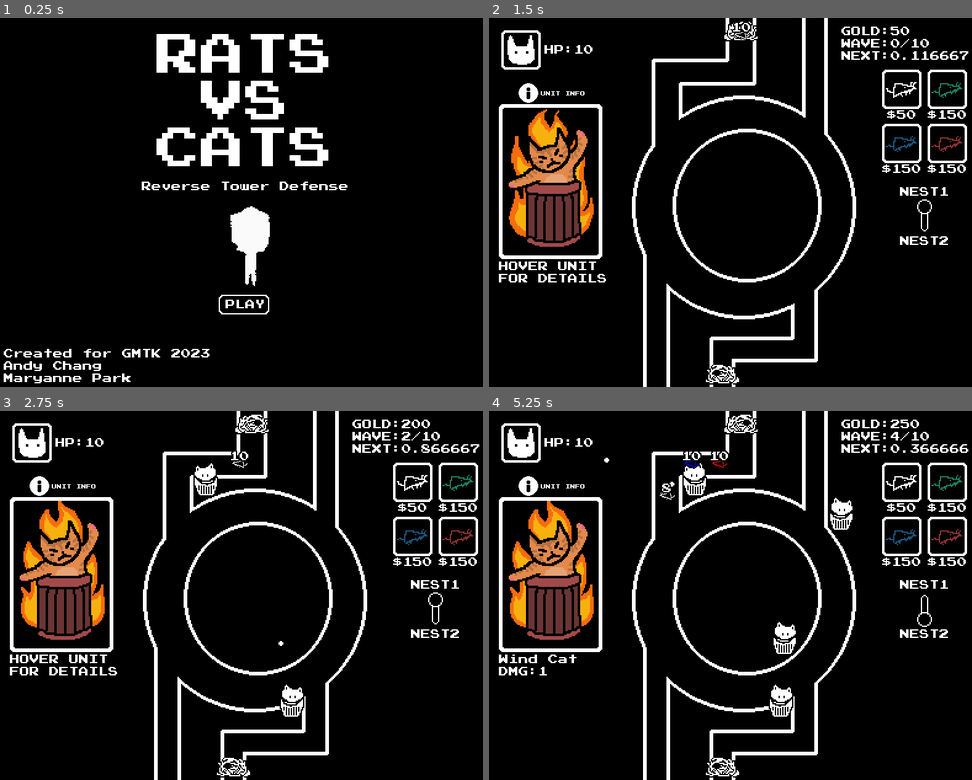
Above: before the commit, frames 1-4 (two rows, left to right).
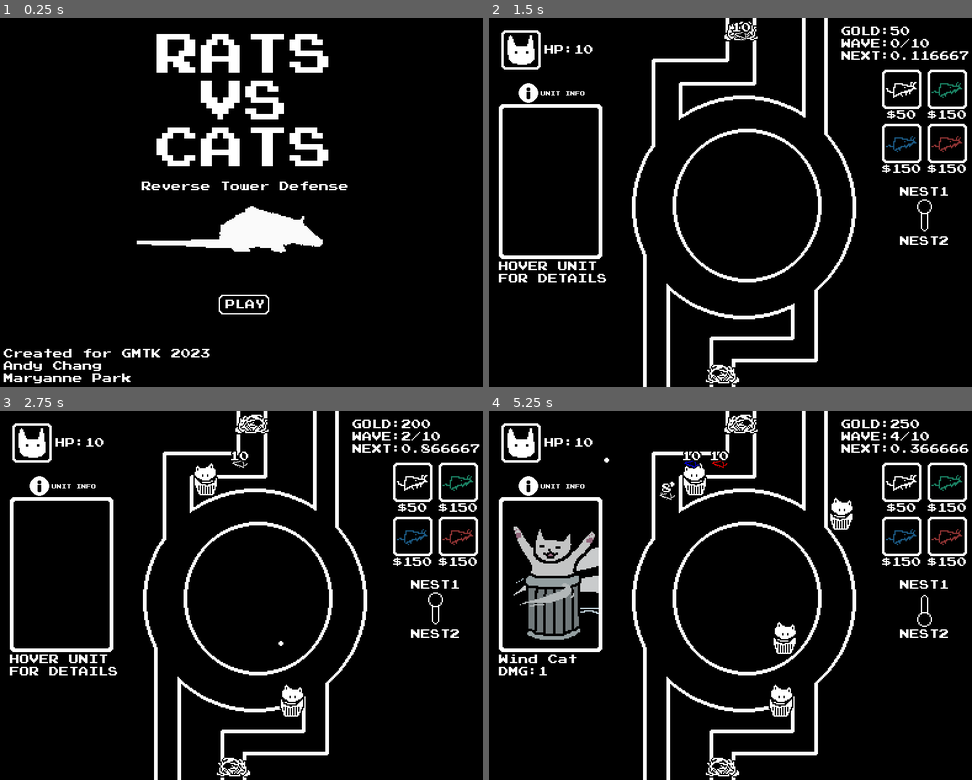
Above: after the commit, the same moments.

Repository: andymjchang/gmtk-2023
Game: Godot game, scene res://Scenes/Title.tscn
The game is run twice, just before and just after one commit, with the same random seed, the same clock (stepped at 60 frames per second) and the same inputs.
Inputs (mouse positions are in pixels of both pictures, inside the frame that each line leads up to):
- Up to frame 1 (0.25 s): no input
- Up to frame 2 (1.5 s): move the mouse to (735, 305) at 0.52 s; click (735, 305) at 0.6 s; move the mouse to (899, 88) at 1.27 s; click (899, 88) at 1.35 s
- Up to frame 3 (2.75 s): move the mouse to (458, 481) at 2.02 s; click (458, 481) at 2.1 s
- Up to frame 4 (5.25 s): move the mouse to (899, 536) at 2.77 s; click (899, 536) at 2.85 s; move the mouse to (947, 536) at 3.52 s; click (947, 536) at 3.6 s; move the mouse to (923, 610) at 4.27 s; click (923, 610) at 4.35 s; move the mouse to (783, 636) at 5.02 s; click (783, 636) at 5.1 s

The runs differ from the first frame. In frame 1, 1.5% of the frame differs, in the area x 28-67%, y 51-73%; in frame 2, 3.5%; in frame 3, 3.6%; in frame 4, 4.2%, in the area x 4-23%, y 24-62%.

Commit message:
hover cat selection

Diff:
--- a/Assets/UnitPortrait.tres
+++ b/Assets/UnitPortrait.tres
@@ -68,6 +68,11 @@
 
 [resource]
 animations = [ {
+"frames": [  ],
+"loop": true,
+"name": "blank",
+"speed": 5.0
+}, {
 "frames": [ SubResource( 1 ), SubResource( 2 ), SubResource( 3 ) ],
 "loop": true,
 "name": "blue",
--- a/Objects/UnitPortrait.tscn
+++ b/Objects/UnitPortrait.tscn
@@ -4,4 +4,4 @@
 
 [node name="UnitPortrait" type="AnimatedSprite"]
 frames = ExtResource( 1 )
-animation = "white"
+animation = "blue"
--- a/Scenes/Main.tscn
+++ b/Scenes/Main.tscn
@@ -11,7 +11,6 @@
 [ext_resource path="res://Assets/toggle.png" type="Texture" id=9]
 [ext_resource path="res://Assets/rat_nest.png" type="Texture" id=10]
 [ext_resource path="res://Assets/info_symbol.png" type="Texture" id=11]
-[ext_resource path="res://Assets/catstrash.png" type="Texture" id=12]
 [ext_resource path="res://Objects/UnitPortrait.gd" type="Script" id=13]
 [ext_resource path="res://Objects/UnitPortrait.tscn" type="PackedScene" id=14]
 [ext_resource path="res://Assets/portrait_frame.png" type="Texture" id=15]
@@ -28,93 +27,6 @@
 _data = {
 "points": PoolVector2Array( 0, 0, 0, 0, 141, 290, 0, 0, 0, 0, 141, 269, 0, 0, 0, 0, 207, 269, 0, 0, 0, 0, 207, 209, 0,  …(465 unchanged characters)…
 }
-
-[sub_resource type="AtlasTexture" id=6]
-atlas = ExtResource( 12 )
-region = Rect2( 0, 0, 80, 120 )
-
-[sub_resource type="AtlasTexture" id=7]
-atlas = ExtResource( 12 )
-region = Rect2( 80, 0, 80, 120 )
-
-[sub_resource type="AtlasTexture" id=8]
-atlas = ExtResource( 12 )
-region = Rect2( 160, 0, 80, 120 )
-
-[sub_resource type="AtlasTexture" id=9]
-atlas = ExtResource( 12 )
-region = Rect2( 240, 0, 80, 120 )
-
-[sub_resource type="AtlasTexture" id=10]
-atlas = ExtResource( 12 )
-region = Rect2( 320, 0, 80, 120 )
-
-[sub_resource type="AtlasTexture" id=11]
-atlas = ExtResource( 12 )
-region = Rect2( 400, 0, 80, 120 )
-
-[sub_resource type="AtlasTexture" id=12]
-atlas = ExtResource( 12 )
-region = Rect2( 480, 0, 80, 120 )
-
-[sub_resource type="AtlasTexture" id=13]
-atlas = ExtResource( 12 )
-region = Rect2( 560, 0, 80, 120 )
-
-[sub_resource type="AtlasTexture" id=14]
-atlas = ExtResource( 12 )
-region = Rect2( 640, 0, 80, 120 )
-
-[sub_resource type="AtlasTexture" id=15]
-atlas = ExtResource( 12 )
-region = Rect2( 720, 0, 80, 120 )
-
-[sub_resource type="AtlasTexture" id=16]
-atlas = ExtResource( 12 )
-region = Rect2( 800, 0, 80, 120 )
-
-[sub_resource type="AtlasTexture" id=17]
-atlas = ExtResource( 12 )
-region = Rect2( 880, 0, 80, 120 )
-
-[sub_resource type="AtlasTexture" id=18]
-atlas = ExtResource( 12 )
-region = Rect2( 960, 0, 80, 120 )
-
-[sub_resource type="AtlasTexture" id=19]
-atlas = ExtResource( 12 )
-region = Rect2( 1040, 0, 80, 120 )
-
-[sub_resource type="AtlasTexture" id=20]
-atlas = ExtResource( 12 )
-region = Rect2( 1120, 0, 80, 120 )
-
-[sub_resource type="AtlasTexture" id=21]
-atlas = ExtResource( 12 )
-region = Rect2( 1200, 0, 80, 120 )
-
-[sub_resource type="SpriteFrames" id=22]
-animations = [ {
-"frames": [ SubResource( 6 ), SubResource( 7 ), SubResource( 8 ) ],
-"loop": true,
-"name": "fireCat",
-"speed": 6.0
-}, {
-"frames": [ SubResource( 9 ), SubResource( 10 ), SubResource( 11 ), SubResource( 12 ) ],
-"loop": true,
-"name": "grassCat",
-"speed": 3.0
-}, {
-"frames": [ SubResource( 13 ), SubResource( 14 ), SubResource( 15 ) ],
-"loop": true,
-"name": "waterCat",
-"speed": 4.0
-}, {
-"frames": [ SubResource( 16 ), SubResource( 17 ), SubResource( 18 ), SubResource( 19 ), SubResource( 20 ), SubResource( 21 ) ],
-"loop": true,
-"name": "windCat",
-"speed": 10.0
-} ]
 
 [node name="Main" type="Node2D" groups=["MainNode"]]
 position = Vector2( 50, 0 )
@@ -319,9 +231,7 @@
 
 [node name="UnitPortrait" parent="." groups=["UnitPortrait"] instance=ExtResource( 14 )]
 position = Vector2( 1, 132 )
-frames = SubResource( 22 )
-animation = "fireCat"
-frame = 0
+animation = "blank"
 playing = true
 script = ExtResource( 13 )
 
--- a/Scenes/Title.tscn
+++ b/Scenes/Title.tscn
@@ -234,7 +234,7 @@
 [node name="AnimatedSprite" type="AnimatedSprite" parent="."]
 position = Vector2( 192, 174 )
 frames = SubResource( 50 )
-frame = 19
+frame = 33
 speed_scale = 2.0
 playing = true
 
Not shown: 1 places in Scenes/Main.tscn that only renumber resources
